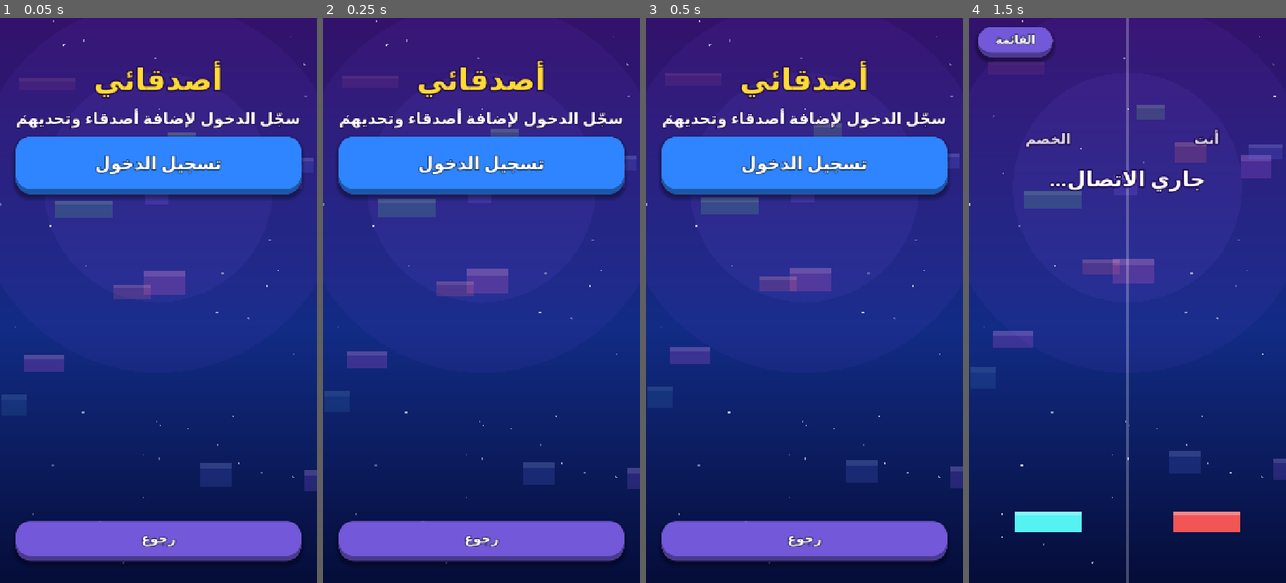
Above: before the commit, frames 1-4 (left to right).
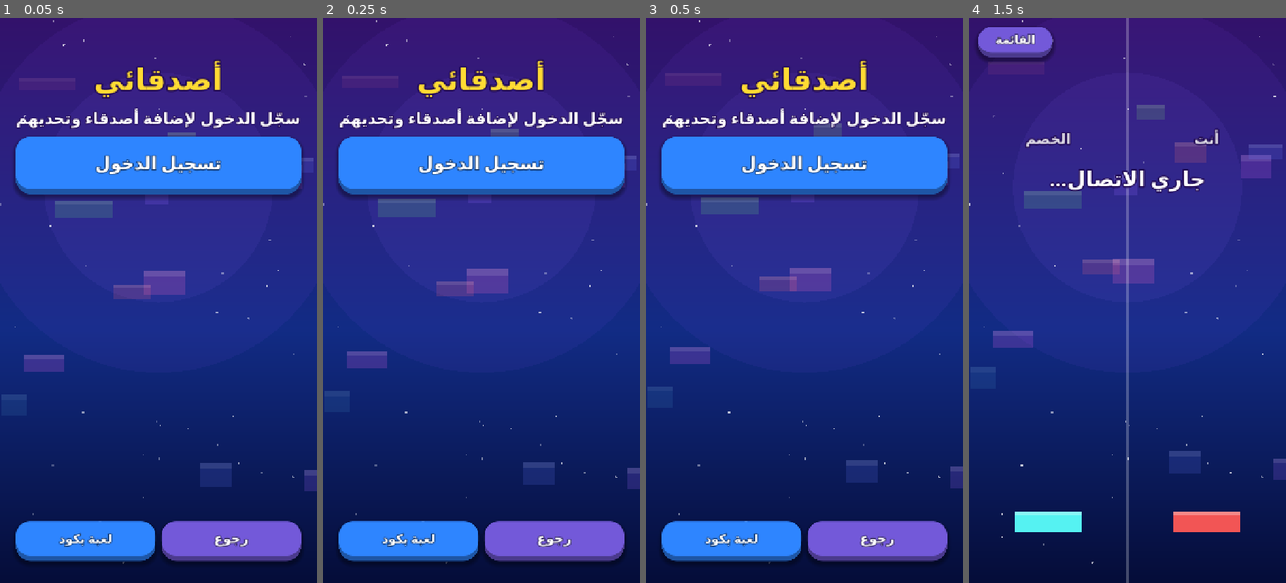
Above: after the commit, the same moments.

Repository: eab71334-web/TowerWars-ios
Game: Godot game, scene res://social.tscn
Two runs of this game, one before a commit and one after it. Both use one fixed random seed, a clock stepped at 60 frames per second and the inputs below. This scene is started directly instead of the project's main scene.
Inputs (mouse positions are in pixels of both pictures, inside the frame that each line leads up to):
- Up to frame 1 (0.05 s): no input
- Up to frame 2 (0.25 s): no input
- Up to frame 3 (0.5 s): no input
- Up to frame 4 (1.5 s): click (1054, 543) at 0.5 s, where only the run after the commit has a clickable "لعبة بكود"; click "إنشاء لعبة" at 1.25 s

The runs differ from the first frame. In frame 1, 3.5% of the frame differs, in the area x 4-79%, y 89-97%; in frame 2, 3.5%; in frame 3, 3.5%; in frame 4, nothing differs.

Commit message:
Update social.gd

Diff:
--- a/social.gd
+++ b/social.gd
@@ -35,7 +35,7 @@
 		var fl := Control.new()
 		fl.size_flags_vertical = Control.SIZE_EXPAND_FILL
 		vb.add_child(fl)
-		vb.add_child(_back())
+		vb.add_child(_bottom())
 		return
 
 	var row := HBoxContainer.new()
@@ -81,7 +81,7 @@
 	list.add_theme_constant_override("separation", 14)
 	scroll.add_child(list)
 
-	vb.add_child(_back())
+	vb.add_child(_bottom())
 
 	Net.message.connect(_on_msg)
 	Net.friends_changed.connect(_rebuild)
@@ -90,8 +90,17 @@
 
 func _back() -> Button:
 	var b := UI.button("رجوع", Color(0.45, 0.35, 0.85), 90, 30)
-	b.pressed.connect(func(): get_tree().change_scene_to_file("res://friends.tscn"))
+	b.pressed.connect(func(): get_tree().change_scene_to_file("res://main_menu.tscn"))
 	return b
+
+func _bottom() -> Control:
+	var h := HBoxContainer.new()
+	h.add_theme_constant_override("separation", 14)
+	var code := UI.button("لعبة بكود", BLUE, 90, 28)
+	code.pressed.connect(func(): get_tree().change_scene_to_file("res://friends.tscn"))
+	h.add_child(code)
+	h.add_child(_back())
+	return h
 
 func _search() -> void:
 	var q := search_in.text.strip_edges()
